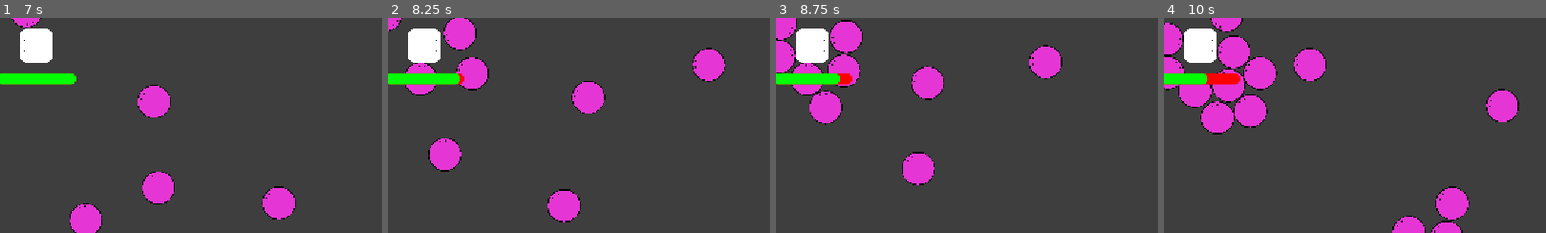
Above: before the commit, frames 1-4 (left to right).
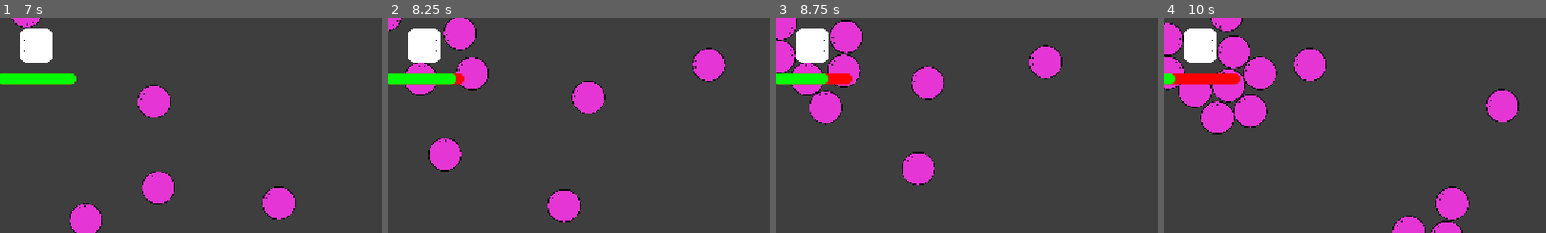
Above: after the commit, the same moments.

Repository: YamatoRyukyu/Unordered
Game: Godot game, scene res://Scenes/GameSequence/title.tscn
Same seed, same stepped clock (60 frames per second), same inputs: the game is played once before the commit and once after it.
Inputs (mouse positions are % of the whole screen's width and height, from its top left):
- Up to frame 1 (7 s): click "Start" at 0.5 s; click (8, 87) at 1.27 s; click "START" at 2 s; tap Enter at 2.75 s; move the mouse to (72, 45) at 2.77 s; hold Right (move_right) 2.78-3.53 s; move the mouse to (30, 55) at 3.52 s; hold Down (move_down) 3.53-4.28 s; move the mouse to (60, 28) at 4.27 s; hold Right (move_right) 4.28-5.03 s; move the mouse to (45, 70) at 5.02 s; hold Up (move_up) 5.03-5.78 s; move the mouse to (80, 65) at 5.77 s; hold Left (move_left) from 5.78 s (still down); move the mouse to (20, 35) at 6.52 s
- Up to frame 2 (8.25 s): move the mouse to (55, 50) at 7.27 s; release Left (move_left) at 7.28 s; hold Down (move_down) 7.28-8.03 s; move the mouse to (35, 25) at 8.02 s; hold Right (move_right) from 8.03 s (still down)
- Up to frame 3 (8.75 s): keep holding Right (move_right)
- Up to frame 4 (10 s): move the mouse to (72, 45) at 8.77 s; release Right (move_right) at 8.78 s; hold Up (move_up) 8.78-9.53 s; move the mouse to (30, 55) at 9.52 s; hold Right (move_right) from 9.53 s (still down)
The pictures show only the part of the screen within x 45-95%, y 44-94%; the shares and areas given below are measured in that part.

Frame 1 is identical in both runs. In frame 2, less than 0.1% of the frame differs, in the area x 16-19%, y 25-32%; in frame 3, 0.2%; in frame 4, 0.5%, in the area x 2-12%, y 25-32%.

Commit message:
[feature]Game Over to result scene

Diff:
--- /dev/null
+++ b/Scenes/GameSequence/result.gd
@@ -0,0 +1,30 @@
+extends CanvasLayer
+
+var last_level:int
+var time:int
+
+var time_label: Label
+var level_label: Label
+
+func _ready() -> void:
+	last_level = GameManager.last_level
+	time =GameManager.survive_time
+
+	time_label =%TimeValueLabel
+	level_label =%LevelValueLabel
+
+	_value_set()
+
+func _value_set():
+	level_label.text =str(last_level)
+	var minute = time/60
+	var second = time%60
+	time_label.text = str(minute).pad_zeros(2) + ":" + str(second).pad_zeros(2)
+
+
+func _on_exit_button_button_down() -> void:
+	get_tree().quit()
+
+
+func _on_restart_button_button_down() -> void:
+	GameManager.load_prepare_scene()
--- /dev/null
+++ b/Scenes/GameSequence/result.tscn
@@ -0,0 +1,219 @@
+[gd_scene load_steps=7 format=3 uid="uid://biujmmb8cevu8"]
+
+[ext_resource type="Script" uid="uid://bq0q8qxipvsak" path="res://Scenes/GameSequence/result.gd" id="1_pb001"]
+
+[sub_resource type="StyleBoxFlat" id="StyleBoxFlat_pb001"]
+bg_color = Color(1, 1, 1, 1)
+corner_radius_top_left = 50
+corner_radius_top_right = 50
+corner_radius_bottom_right = 50
+corner_radius_bottom_left = 50
+
+[sub_resource type="StyleBoxFlat" id="StyleBoxFlat_o7hqp"]
+bg_color = Color(0, 0, 0, 1)
+border_width_left = 10
+border_width_top = 10
+border_width_right = 10
+border_width_bottom = 10
+border_color = Color(1, 1, 1, 1)
+corner_radius_top_left = 50
+corner_radius_top_right = 50
+corner_radius_bottom_right = 50
+corner_radius_bottom_left = 50
+
+[sub_resource type="StyleBoxFlat" id="StyleBoxFlat_nbw1r"]
+bg_color = Color(0.6378432, 0.6378432, 0.63784313, 1)
+corner_radius_top_left = 50
+corner_radius_top_right = 50
+corner_radius_bottom_right = 50
+corner_radius_bottom_left = 50
+
+[sub_resource type="StyleBoxFlat" id="StyleBoxFlat_pbjsm"]
+bg_color = Color(1, 1, 1, 1)
+corner_radius_top_left = 50
+corner_radius_top_right = 50
+corner_radius_bottom_right = 50
+corner_radius_bottom_left = 50
+
+[sub_resource type="StyleBoxFlat" id="StyleBoxFlat_js3ef"]
+bg_color = Color(0.6, 0.6, 0.6, 0)
+
+[node name="CanvasLayer" type="CanvasLayer"]
+script = ExtResource("1_pb001")
+
+[node name="ColorRect" type="ColorRect" parent="."]
+anchors_preset = 15
+anchor_right = 1.0
+anchor_bottom = 1.0
+grow_horizontal = 2
+grow_vertical = 2
+color = Color(0, 0, 0, 1)
+
+[node name="Label" type="Label" parent="."]
+anchors_preset = 10
+anchor_right = 1.0
+offset_bottom = 23.0
+grow_horizontal = 2
+theme_override_font_sizes/font_size = 51
+text = "Game Over"
+horizontal_alignment = 1
+
+[node name="Control" type="Control" parent="."]
+layout_mode = 3
+anchors_preset = 15
+anchor_right = 1.0
+anchor_bottom = 1.0
+offset_left = 135.0
+offset_top = 74.0
+offset_right = -135.0
+offset_bottom = -415.0
+grow_horizontal = 2
+grow_vertical = 2
+
+[node name="ResultContainer" type="VBoxContainer" parent="Control"]
+z_index = 6
+layout_mode = 1
+anchors_preset = 15
+anchor_right = 1.0
+anchor_bottom = 1.0
+grow_horizontal = 2
+grow_vertical = 2
+
+[node name="TimeLabel" type="HBoxContainer" parent="Control/ResultContainer"]
+custom_minimum_size = Vector2(0, 69)
+layout_mode = 2
+alignment = 1
+
+[node name="Control" type="Control" parent="Control/ResultContainer/TimeLabel"]
+layout_mode = 2
+size_flags_horizontal = 3
+
+[node name="Text" type="Label" parent="Control/ResultContainer/TimeLabel/Control"]
+layout_mode = 0
+offset_left = 4.0
+offset_right = 369.0
+offset_bottom = 69.0
+theme_override_font_sizes/font_size = 50
+text = "SURVIVAL TIME"
+
+[node name="Control2" type="Control" parent="Control/ResultContainer/TimeLabel"]
+layout_mode = 2
+size_flags_horizontal = 3
+
+[node name="Text2" type="Label" parent="Control/ResultContainer/TimeLabel/Control2"]
+layout_mode = 0
+offset_left = 4.0
+offset_right = 18.0
+offset_bottom = 69.0
+theme_override_font_sizes/font_size = 50
+text = ":"
+
+[node name="Control3" type="Control" parent="Control/ResultContainer/TimeLabel"]
+layout_mode = 2
+
+[node name="TimeValueLabel" type="Label" parent="Control/ResultContainer/TimeLabel/Control3"]
+unique_name_in_owner = true
+layout_mode = 0
+offset_left = -802.0
+offset_right = -4.0
+offset_bottom = 69.0
+size_flags_horizontal = 3
+theme_override_font_sizes/font_size = 50
+text = "00:00"
+horizontal_alignment = 2
+
+[node name="LevelLabel" type="HBoxContainer" parent="Control/ResultContainer"]
+custom_minimum_size = Vector2(0, 69)
+layout_mode = 2
+alignment = 1
+
+[node name="Control" type="Control" parent="Control/ResultContainer/LevelLabel"]
+layout_mode = 2
+size_flags_horizontal = 3
+
+[node name="Text" type="Label" parent="Control/ResultContainer/LevelLabel/Control"]
+layout_mode = 0
+offset_left = 4.0
+offset_right = 369.0
+offset_bottom = 69.0
+theme_override_font_sizes/font_size = 50
+text = "LEVEL"
+
+[node name="Control2" type="Control" parent="Control/ResultContainer/LevelLabel"]
+layout_mode = 2
+size_flags_horizontal = 3
+
+[node name="Text2" type="Label" parent="Control/ResultContainer/LevelLabel/Control2"]
+layout_mode = 0
+offset_left = 4.0
+offset_right = 18.0
+offset_bottom = 69.0
+theme_override_font_sizes/font_size = 50
+text = ":"
+
+[node name="Control3" type="Control" parent="Control/ResultContainer/LevelLabel"]
+layout_mode = 2
+
+[node name="LevelValueLabel" type="Label" parent="Control/ResultContainer/LevelLabel/Control3"]
+unique_name_in_owner = true
+layout_mode = 0
+offset_left = -802.0
+offset_right = -4.0
+offset_bottom = 69.0
+size_flags_horizontal = 3
+theme_override_font_sizes/font_size = 50
+text = "10"
+horizontal_alignment = 2
+
+[node name="ColorRect" type="ColorRect" parent="Control"]
+layout_mode = 1
+anchors_preset = 15
+anchor_right = 1.0
+anchor_bottom = 1.0
+grow_horizontal = 2
+grow_vertical = 2
+color = Color(0.35906908, 0.35906908, 0.35906908, 1)
+
+[node name="VBoxContainer" type="VBoxContainer" parent="."]
+anchors_preset = 12
+anchor_top = 1.0
+anchor_right = 1.0
+anchor_bottom = 1.0
+offset_left = 440.0
+offset_top = -263.0
+offset_right = -440.0
+offset_bottom = -57.0
+grow_horizontal = 2
+grow_vertical = 0
+theme_override_constants/separation = 19
+
+[node name="RestartButton" type="Button" parent="VBoxContainer"]
+layout_mode = 2
+theme_override_colors/font_color = Color(0, 0, 0, 1)
+theme_override_colors/font_focus_color = Color(0, 0, 0, 1)
+theme_override_colors/font_pressed_color = Color(1, 1, 1, 1)
+theme_override_colors/font_disabled_color = Color(0, 0, 0, 1)
+theme_override_font_sizes/font_size = 51
+theme_override_styles/normal = SubResource("StyleBoxFlat_pb001")
+theme_override_styles/pressed = SubResource("StyleBoxFlat_o7hqp")
+theme_override_styles/hover = SubResource("StyleBoxFlat_nbw1r")
+theme_override_styles/disabled = SubResource("StyleBoxFlat_pbjsm")
+theme_override_styles/focus = SubResource("StyleBoxFlat_js3ef")
+text = "RESTART"
+
+[node name="ExitButton" type="Button" parent="VBoxContainer"]
+layout_mode = 2
+theme_override_colors/font_color = Color(0, 0, 0, 1)
+theme_override_colors/font_focus_color = Color(0, 0, 0, 1)
+theme_override_colors/font_pressed_color = Color(1, 1, 1, 1)
+theme_override_colors/font_disabled_color = Color(0, 0, 0, 1)
+theme_override_font_sizes/font_size = 51
+theme_override_styles/normal = SubResource("StyleBoxFlat_pb001")
+theme_override_styles/pressed = SubResource("StyleBoxFlat_o7hqp")
+theme_override_styles/hover = SubResource("StyleBoxFlat_nbw1r")
+theme_override_styles/disabled = SubResource("StyleBoxFlat_pbjsm")
+theme_override_styles/focus = SubResource("StyleBoxFlat_js3ef")
+text = "EXIT"
+
+[connection signal="button_down" from="VBoxContainer/RestartButton" to="." method="_on_restart_button_button_down"]
+[connection signal="button_down" from="VBoxContainer/ExitButton" to="." method="_on_exit_button_button_down"]
--- a/Scenes/GameSequence/survive_game.gd
+++ b/Scenes/GameSequence/survive_game.gd
@@ -15,15 +15,13 @@
 	add_child(new_mob)
 
 
-
 func _on_timer_timeout() -> void:
 	spawn_mob()
 
 
 func _on_player_health_depleted() -> void:
-	%GameOver.visible = true
-	get_tree().paused = true
-
+	GameManager.survive_time =time_count
+	GameManager.load_game_over_scene()
 
 func _on_player_exp_update(current:float, next:float, level:float) -> void:
 	%ExpBar.max_value = next
--- a/Scenes/GameSequence/survive_game.tscn
+++ b/Scenes/GameSequence/survive_game.tscn
@@ -70,34 +70,6 @@
 wait_time = 0.3
 autostart = true
 
-[node name="GameOver" type="CanvasLayer" parent="."]
-unique_name_in_owner = true
-visible = false
-
-[node name="ColorRect" type="ColorRect" parent="GameOver"]
-anchors_preset = 15
-anchor_right = 1.0
-anchor_bottom = 1.0
-grow_horizontal = 2
-grow_vertical = 2
-color = Color(0, 0, 0, 1)
-
-[node name="Label" type="Label" parent="GameOver/ColorRect"]
-layout_mode = 1
-anchors_preset = 8
-anchor_left = 0.5
-anchor_top = 0.5
-anchor_right = 0.5
-anchor_bottom = 0.5
-offset_left = -43.5
-offset_top = -11.5
-offset_right = 43.5
-offset_bottom = 11.5
-grow_horizontal = 2
-grow_vertical = 2
-theme_override_font_sizes/font_size = 86
-text = "Game Over"
-
 [node name="HUD" type="CanvasLayer" parent="."]
 
 [node name="ExpBar" type="ProgressBar" parent="HUD"]
--- a/Scenes/Player/Player.tscn
+++ b/Scenes/Player/Player.tscn
@@ -1,7 +1,8 @@
-[gd_scene load_steps=10 format=3 uid="uid://wstvskhsbghf"]
+[gd_scene load_steps=11 format=3 uid="uid://wstvskhsbghf"]
 
 [ext_resource type="Script" uid="uid://1v7qu01cyhbb" path="res://Scenes/Player/player.gd" id="1_ft8w5"]
 [ext_resource type="Texture2D" uid="uid://dt7i5xnuxjimg" path="res://Pictures/player.png" id="1_s0eop"]
+[ext_resource type="Script" uid="uid://cqwhybigt83k6" path="res://Datas/Action_Data.gd" id="2_t26db"]
 [ext_resource type="Resource" uid="uid://b6t61bnowwsle" path="res://Scenes/ActionDatas/Bomb/Bomb.tres" id="2_ude3g"]
 [ext_resource type="Resource" uid="uid://c8176ogcufrhg" path="res://Scenes/ActionDatas/Canon/canon.tres" id="3_4wape"]
 [ext_resource type="PackedScene" uid="uid://dgp1yv70wg6f6" path="res://Scenes/ActionGenerator/action_generator.tscn" id="3_h54ih"]
@@ -21,8 +22,8 @@
 collision_mask = 21
 motion_mode = 1
 script = ExtResource("1_ft8w5")
-action_resources = Array[Resource]([ExtResource("2_ude3g"), ExtResource("3_4wape"), ExtResource("4_t26db")])
-health = 100.0
+action_resources = Array[ExtResource("2_t26db")]([ExtResource("2_ude3g"), ExtResource("3_4wape"), ExtResource("4_t26db")])
+health = 50.0
 
 [node name="CollisionShape2D" type="CollisionShape2D" parent="."]
 position = Vector2(-0.5, 0)
--- a/Scenes/Player/player.gd
+++ b/Scenes/Player/player.gd
@@ -52,6 +52,7 @@
 	health -= damage
 	if health <= 0.0:
 		health_depleted.emit()
+		GameManager.last_level =level
 
 func level_up():
 	get_tree().paused = true
--- a/Scripts/PreparationActionSlot/slot.gd
+++ b/Scripts/PreparationActionSlot/slot.gd
@@ -27,9 +27,6 @@
 	var option:Control =area.get_parent().get_parent().get_parent()
 	option.check_parent =$CenterContainer
 
-	for child in control.get_children():
-		if child is Option:
-			print(child.action)
 
 func get_option_action():
 	for child in control.get_children():
--- a/Scripts/Singletons/game_manager.gd
+++ b/Scripts/Singletons/game_manager.gd
@@ -3,15 +3,24 @@
 var title_scene: PackedScene = preload("res://Scenes/GameSequence/title.tscn")
 var prepare_scene: PackedScene = preload("res://Scenes/GameSequence/preparation.tscn")
 var game_scene: PackedScene = preload("res://Scenes/GameSequence/survive_game.tscn")
+var game_over_scene: PackedScene = preload("res://Scenes/GameSequence/result.tscn")
 
 var player_actions:Array[ActionData]
 @export var player_action_len: int
 
+var survive_time:int
+var last_level:int
+
 func _ready() -> void:
 	player_action_len =3
+	survive_time =0
+	last_level =0
 
 func load_prepare_scene():
 	get_tree().change_scene_to_packed(prepare_scene)
 
 func load_game_scene():
 	get_tree().change_scene_to_packed(game_scene)
+
+func load_game_over_scene():
+	get_tree().change_scene_to_packed(game_over_scene)
Not shown, added: Scenes/GameSequence/result.gd.uid
